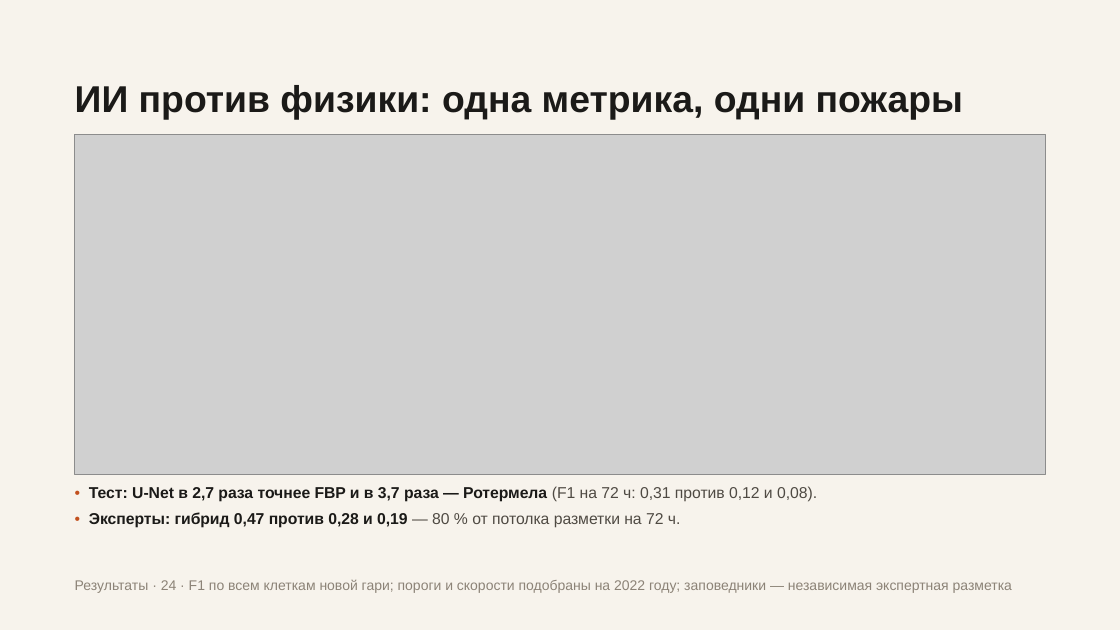
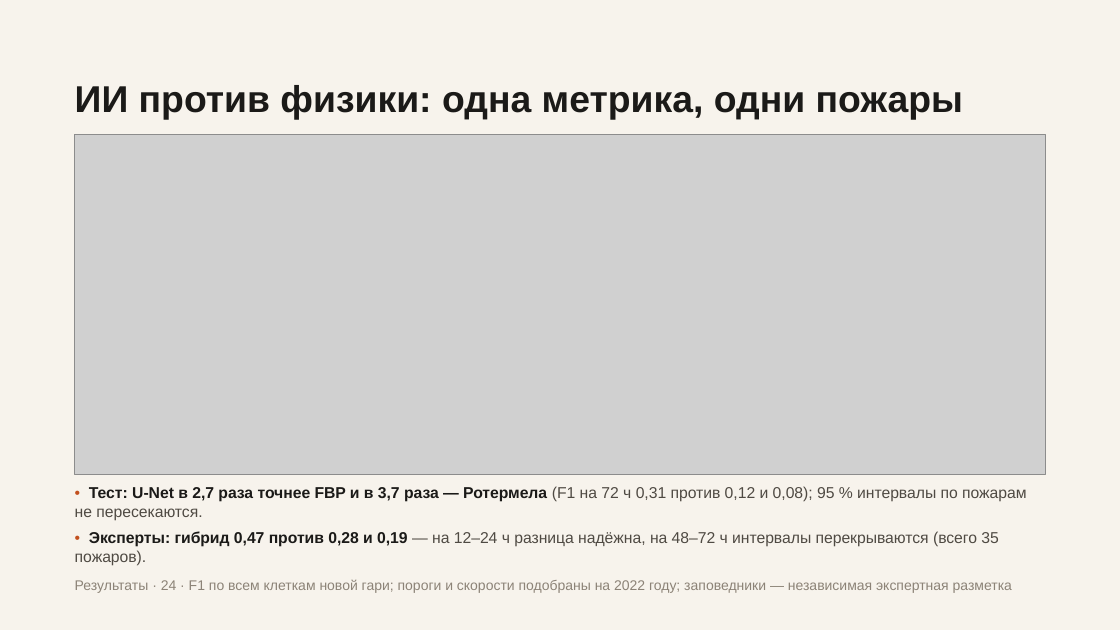
Before and after one commit to Bekabaev/fire_proj, a slide deck: slide 24 of presentation/presentation_final2.pptx. Drawn at 1120x630 pixels with LibreOffice and Linux fonts; fonts in the diff are those of the drawing; grey boxes stand for pictures. Boxes give left, top, right and bottom in pixels: in the first picture for what was removed or moved away, otherwise in the second. Text is boxed around its words. In the diff, an @@ line names an element or a change of style, - is before the commit and + after.

```diff
--- a/presentation/presentation_final2.pptx
+++ b/presentation/presentation_final2.pptx
@@ text at (75, 486, 1026, 547): text changed; text colour #1B1A18 to #4F4A43; bold off @@
-• Тест: U-Net в 2,7 раза точнее FBP и в 3,7 раза — Ротермела (F1 на 72 ч: 0,31 против 0,12 и 0,08).
-• Эксперты: гибрид 0,47 против 0,28 и 0,19 — 80 % от потолка разметки на 72 ч.
+• Тест: U-Net в 2,7 раза точнее FBP и в 3,7 раза — Ротермела (F1 на 72 ч 0,31 против 0,12 и 0,08); 95 % интервалы по пожарам не пересекаются.
+• Эксперты: гибрид 0,47 против 0,28 и 0,19 — на 12–24 ч разница надёжна, на 48–72 ч интервалы перекрываются (всего 35 пожаров).
```
Also in this commit, not shown: 8 other slides changed, 1 slide added, 2 other files.
